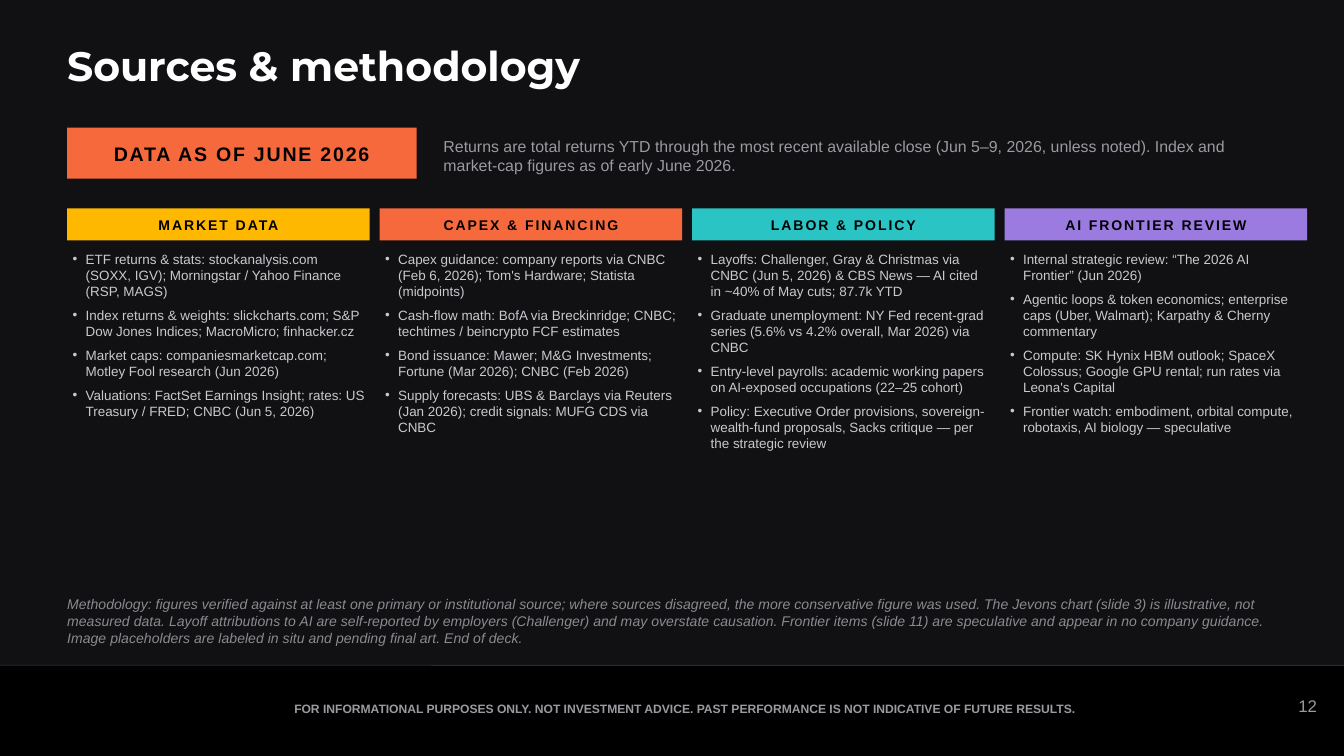
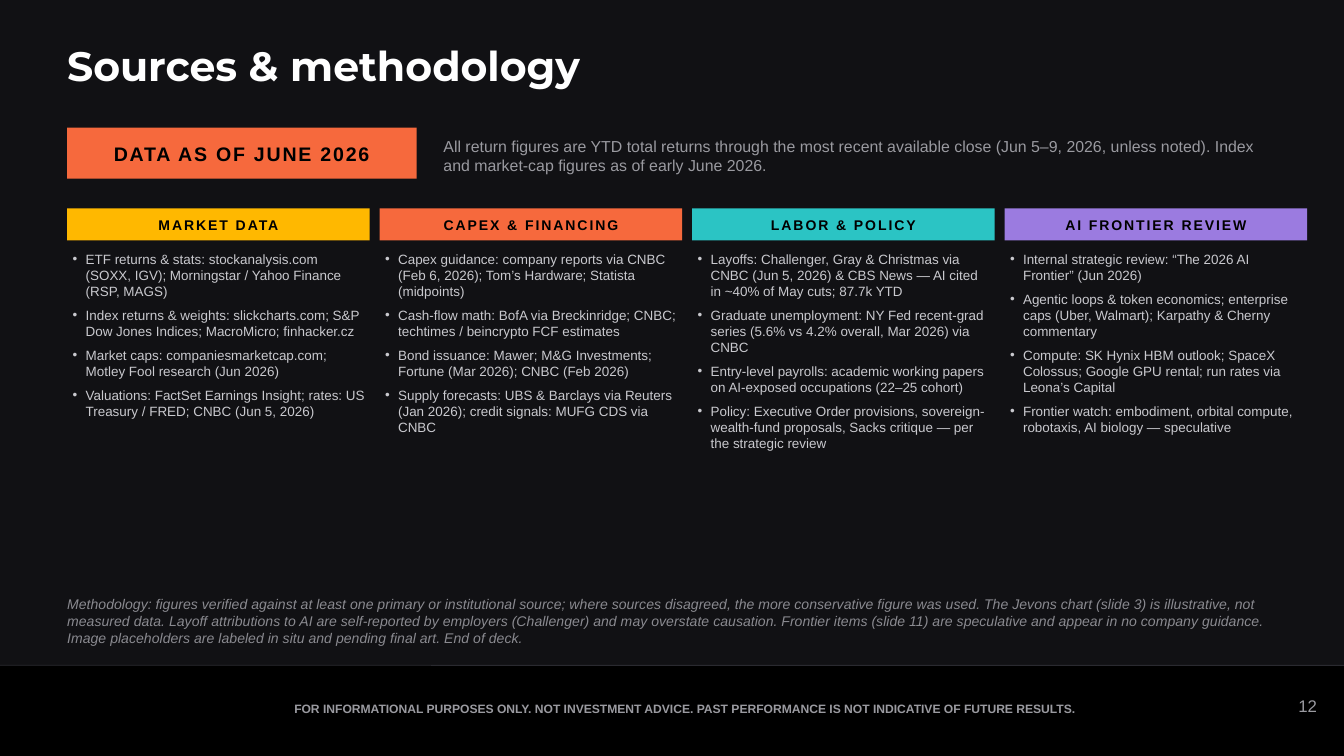
Before and after one commit to samuelcmcclellan-cell/ai-markets-deck, a slide deck: slide 12 of ai-markets-deck.pptx. Drawn at 1344x756 pixels with LibreOffice and Linux fonts; fonts in the diff are those of the drawing. Boxes give left, top, right and bottom in pixels: in the first picture for what was removed or moved away, otherwise in the second. Text is boxed around its words. In the diff, an @@ line names an element or a change of style, - is before the commit and + after.

```diff
--- a/ai-markets-deck.pptx
+++ b/ai-markets-deck.pptx
@@ text at (443, 140, 1254, 174): text changed @@
-Returns are total returns YTD through the most recent available close (Jun 5–9, 2026, unless noted). Index and market-cap figures as of early June 2026.
+All return figures are YTD total returns through the most recent available close (Jun 5–9, 2026, unless noted). Index and market-cap figures as of early June 2026.
@@ text at (398, 254, 665, 299): text changed @@
-• Capex guidance: company reports via CNBC (Feb 6, 2026); Tom's Hardware; Statista (midpoints)
+• Capex guidance: company reports via CNBC (Feb 6, 2026); Tom’s Hardware; Statista (midpoints)
@@ text at (1023, 350, 1280, 395): text changed @@
-• Compute: SK Hynix HBM outlook; SpaceX Colossus; Google GPU rental; run rates via Leona's Capital
+• Compute: SK Hynix HBM outlook; SpaceX Colossus; Google GPU rental; run rates via Leona’s Capital
```
Also in this commit, not shown: 11 other slides changed, 17 other files.
